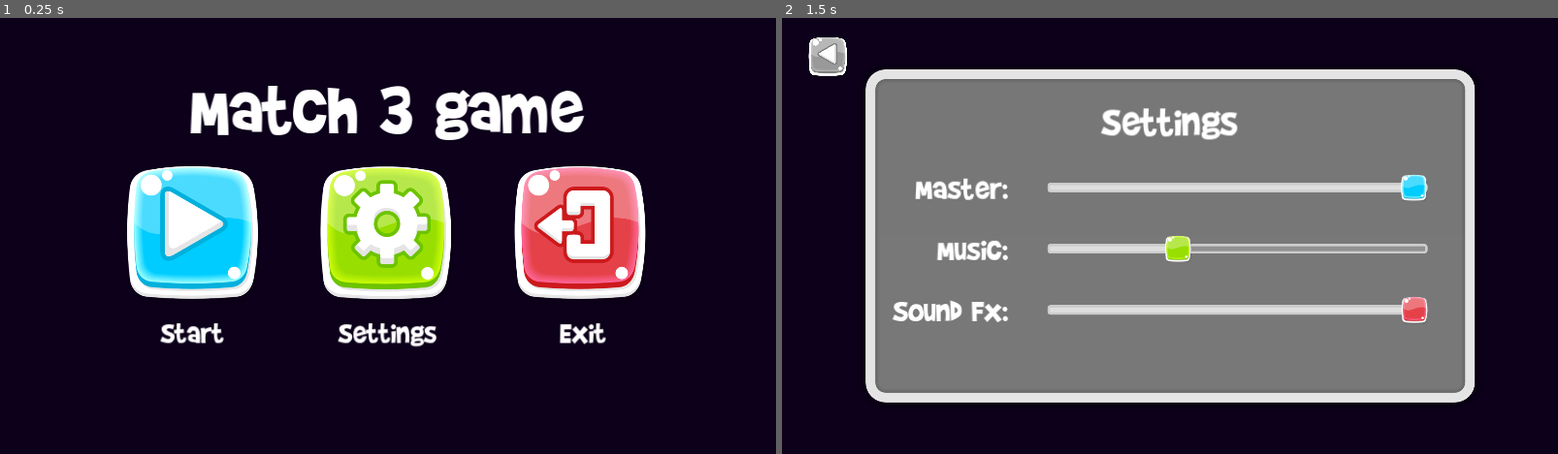
Above: before the commit, frames 1-2 (left to right).
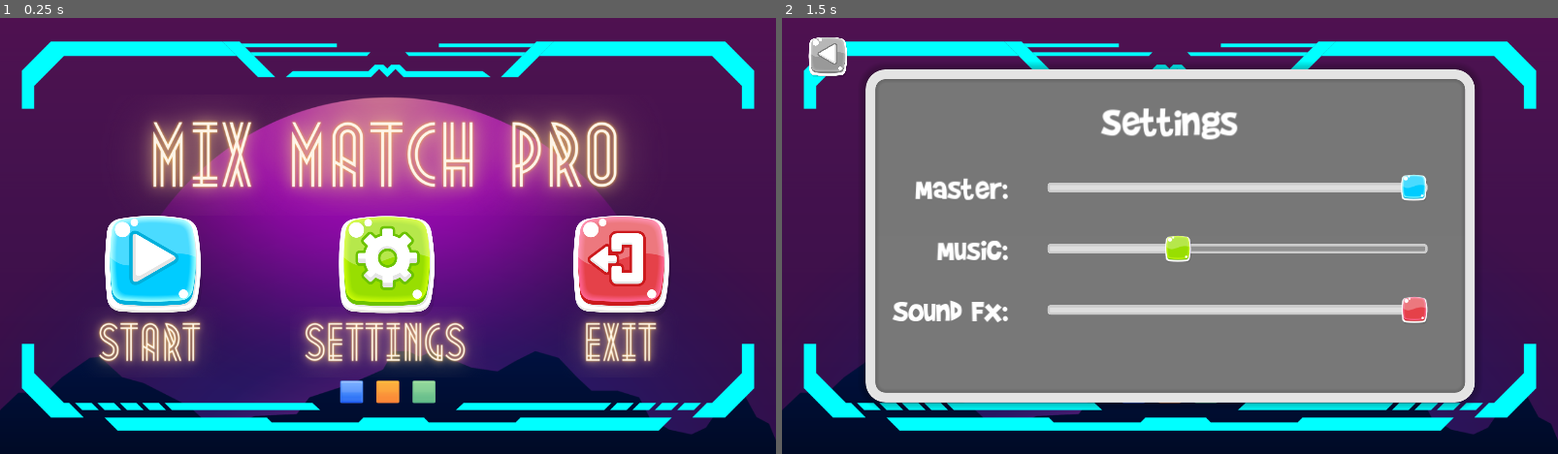
Above: after the commit, the same moments.

Repository: bonsaipropaganda/match-3-with-a-twist
Game: Godot game, scene res://Content/UserInterface/main_menu.tscn
The game is run twice, just before and just after one commit, with the same random seed, the same clock (stepped at 60 frames per second) and the same inputs.
Inputs (mouse positions are in pixels of both pictures, inside the frame that each line leads up to; where the layout moved, square brackets give the same spot in the first picture):
- Up to frame 1 (0.25 s): no input
- Up to frame 2 (1.5 s): click (1170, 266) [1170, 236] at 0.5 s; click (937, 266) [976, 236] at 1.25 s

The runs differ from the first frame. In frame 1, 91% of the frame differs, in the area x 0-100%, y 0-97%; in frame 2, 32%.

Commit message:
Main Menu Stuff

Diff:
--- a/Content/UserInterface/main_menu.tscn
+++ b/Content/UserInterface/main_menu.tscn
@@ -1,14 +1,17 @@
-[gd_scene load_steps=18 format=3 uid="uid://ch28na6r55dlc"]
+[gd_scene load_steps=22 format=3 uid="uid://cu0jbeakavbnn"]
 
 [ext_resource type="Script" path="res://Content/UserInterface/main_menu.gd" id="1_4jtg3"]
 [ext_resource type="PackedScene" uid="uid://y26xkpybmr8r" path="res://Content/game_scene.tscn" id="2_fiuwg"]
+[ext_resource type="Texture2D" uid="uid://cc6ktbeachhy6" path="res://art/gui/menu/MixMatch - Background.png" id="3_qhf7v"]
 [ext_resource type="Texture2D" uid="uid://blgd5sbvd3rv3" path="res://art/gui/FreeGUI/Button_x8.png" id="4_7lr10"]
+[ext_resource type="Texture2D" uid="uid://lwkk27tgpo2v" path="res://art/gui/menu/MixMatch - Mix.png" id="4_ijqju"]
+[ext_resource type="Texture2D" uid="uid://duug7n2f8inkm" path="res://art/gui/menu/MixMatch - Match.png" id="5_bqx53"]
 [ext_resource type="Texture2D" uid="uid://wm4f7o8xmxa3" path="res://art/gui/FreeGUI/Button_pressed_x8.png" id="5_t2vgo"]
+[ext_resource type="Texture2D" uid="uid://cb0hm00cus2wr" path="res://art/gui/menu/MixMatch - Pro.png" id="6_0ce4m"]
 [ext_resource type="Texture2D" uid="uid://bhmffmcpulflf" path="res://art/gui/FreeGUI/Button_hover_x8.png" id="6_hl3oj"]
-[ext_resource type="Theme" uid="uid://3ihnxje2sxwo" path="res://resources/theme/MainTheme.tres" id="7_te61c"]
-
-[sub_resource type="LabelSettings" id="LabelSettings_etrrl"]
-font_size = 128
+[ext_resource type="Texture2D" uid="uid://hj613qwurt41" path="res://art/gui/menu/MixMatch - Start.png" id="10_ynbow"]
+[ext_resource type="Texture2D" uid="uid://b701118bekoac" path="res://art/gui/menu/MixMatch - Settings.png" id="11_odrhe"]
+[ext_resource type="Texture2D" uid="uid://dyqydcfl28tgt" path="res://art/gui/menu/MixMatch - Exit.png" id="12_gov6p"]
 
 [sub_resource type="AtlasTexture" id="AtlasTexture_6wsia"]
 atlas = ExtResource("4_7lr10")
@@ -21,9 +24,6 @@
 [sub_resource type="AtlasTexture" id="AtlasTexture_1c6gt"]
 atlas = ExtResource("6_hl3oj")
 region = Rect2(55, 838, 310, 310)
-
-[sub_resource type="LabelSettings" id="LabelSettings_d841h"]
-font_size = 52
 
 [sub_resource type="AtlasTexture" id="AtlasTexture_e1np7"]
 atlas = ExtResource("4_7lr10")
@@ -62,43 +62,62 @@
 startScene = ExtResource("2_fiuwg")
 metadata/_edit_vertical_guides_ = []
 
-[node name="VBoxContainer" type="VBoxContainer" parent="."]
+[node name="BoxContainer" type="BoxContainer" parent="."]
+layout_mode = 1
+anchors_preset = -1
+anchor_right = 1.0
+anchor_bottom = 1.0
+
+[node name="Background" type="TextureRect" parent="BoxContainer"]
+layout_mode = 2
+texture = ExtResource("3_qhf7v")
+
+[node name="VBoxContainer" type="VBoxContainer" parent="BoxContainer/Background"]
 layout_mode = 1
 anchors_preset = -1
 anchor_left = 0.15
-anchor_top = 0.1
+anchor_top = 0.175
 anchor_right = 0.85
-anchor_bottom = 0.9
-offset_left = -3.0
-offset_right = 3.0
+anchor_bottom = 0.825
+offset_left = -66.0
+offset_right = 66.0
 grow_horizontal = 2
 grow_vertical = 2
-theme_override_constants/separation = 20
+theme_override_constants/separation = 0
 
-[node name="Title" type="Label" parent="VBoxContainer"]
+[node name="TitleContainer" type="HBoxContainer" parent="BoxContainer/Background/VBoxContainer"]
 layout_mode = 2
-text = "Match 3 game"
-label_settings = SubResource("LabelSettings_etrrl")
-horizontal_alignment = 1
-vertical_alignment = 2
+theme_override_constants/separation = -200
 
-[node name="HBoxContainer" type="HBoxContainer" parent="VBoxContainer"]
+[node name="MixMatch-Mix" type="TextureRect" parent="BoxContainer/Background/VBoxContainer/TitleContainer"]
+layout_mode = 2
+texture = ExtResource("4_ijqju")
+
+[node name="MixMatch-Match" type="TextureRect" parent="BoxContainer/Background/VBoxContainer/TitleContainer"]
+layout_mode = 2
+texture = ExtResource("5_bqx53")
+
+[node name="MixMatch-Pro" type="TextureRect" parent="BoxContainer/Background/VBoxContainer/TitleContainer"]
+layout_mode = 2
+texture = ExtResource("6_0ce4m")
+
+[node name="OptionsContainer" type="HBoxContainer" parent="BoxContainer/Background/VBoxContainer"]
 layout_mode = 2
 size_flags_vertical = 3
 theme_override_constants/separation = 64
 
-[node name="VBoxContainer" type="VBoxContainer" parent="VBoxContainer/HBoxContainer"]
+[node name="StartContainer" type="VBoxContainer" parent="BoxContainer/Background/VBoxContainer/OptionsContainer"]
 layout_mode = 2
 size_flags_horizontal = 3
-theme_override_constants/separation = 16
+theme_override_constants/separation = -16
 
-[node name="AspectRatioContainer" type="AspectRatioContainer" parent="VBoxContainer/HBoxContainer/VBoxContainer"]
+[node name="AspectRatioContainer" type="AspectRatioContainer" parent="BoxContainer/Background/VBoxContainer/OptionsContainer/StartContainer"]
 clip_contents = true
 layout_mode = 2
 size_flags_vertical = 3
 alignment_vertical = 2
 
-[node name="StartButton" type="TextureButton" parent="VBoxContainer/HBoxContainer/VBoxContainer/AspectRatioContainer"]
+[node name="StartButton" type="TextureButton" parent="BoxContainer/Background/VBoxContainer/OptionsContainer/StartContainer/AspectRatioContainer"]
 layout_mode = 2
 size_flags_vertical = 3
 size_flags_stretch_ratio = 3.0
@@ -108,29 +127,25 @@
 ignore_texture_size = true
 stretch_mode = 0
 
-[node name="Start" type="Label" parent="VBoxContainer/HBoxContainer/VBoxContainer"]
+[node name="Start" type="TextureRect" parent="BoxContainer/Background/VBoxContainer/OptionsContainer/StartContainer"]
 layout_mode = 2
 size_flags_horizontal = 3
 size_flags_vertical = 3
 size_flags_stretch_ratio = 0.7
-theme = ExtResource("7_te61c")
-text = "Start
-"
-label_settings = SubResource("LabelSettings_d841h")
-horizontal_alignment = 1
+texture = ExtResource("10_ynbow")
 
-[node name="VBoxContainer2" type="VBoxContainer" parent="VBoxContainer/HBoxContainer"]
+[node name="SettingsContainer" type="VBoxContainer" parent="BoxContainer/Background/VBoxContainer/OptionsContainer"]
 layout_mode = 2
 size_flags_horizontal = 3
-theme_override_constants/separation = 16
+theme_override_constants/separation = -16
 
-[node name="AspectRatioContainer" type="AspectRatioContainer" parent="VBoxContainer/HBoxContainer/VBoxContainer2"]
+[node name="AspectRatioContainer" type="AspectRatioContainer" parent="BoxContainer/Background/VBoxContainer/OptionsContainer/SettingsContainer"]
 clip_contents = true
 layout_mode = 2
 size_flags_vertical = 3
 alignment_vertical = 2
 
-[node name="SettingsButton" type="TextureButton" parent="VBoxContainer/HBoxContainer/VBoxContainer2/AspectRatioContainer"]
+[node name="SettingsButton" type="TextureButton" parent="BoxContainer/Background/VBoxContainer/OptionsContainer/SettingsContainer/AspectRatioContainer"]
 layout_mode = 2
 size_flags_vertical = 3
 size_flags_stretch_ratio = 3.0
@@ -140,29 +155,25 @@
 ignore_texture_size = true
 stretch_mode = 0
 
-[node name="Settings" type="Label" parent="VBoxContainer/HBoxContainer/VBoxContainer2"]
+[node name="Settings" type="TextureRect" parent="BoxContainer/Background/VBoxContainer/OptionsContainer/SettingsContainer"]
 layout_mode = 2
 size_flags_horizontal = 3
 size_flags_vertical = 3
 size_flags_stretch_ratio = 0.7
-theme = ExtResource("7_te61c")
-text = "Settings
-"
-label_settings = SubResource("LabelSettings_d841h")
-horizontal_alignment = 1
+texture = ExtResource("11_odrhe")
 
-[node name="VBoxContainer3" type="VBoxContainer" parent="VBoxContainer/HBoxContainer"]
+[node name="ExitContainer" type="VBoxContainer" parent="BoxContainer/Background/VBoxContainer/OptionsContainer"]
 layout_mode = 2
 size_flags_horizontal = 3
-theme_override_constants/separation = 16
+theme_override_constants/separation = -16
 
-[node name="AspectRatioContainer" type="AspectRatioContainer" parent="VBoxContainer/HBoxContainer/VBoxContainer3"]
+[node name="AspectRatioContainer" type="AspectRatioContainer" parent="BoxContainer/Background/VBoxContainer/OptionsContainer/ExitContainer"]
 clip_contents = true
 layout_mode = 2
 size_flags_vertical = 3
 alignment_vertical = 2
 
-[node name="ExitButton" type="TextureButton" parent="VBoxContainer/HBoxContainer/VBoxContainer3/AspectRatioContainer"]
+[node name="ExitButton" type="TextureButton" parent="BoxContainer/Background/VBoxContainer/OptionsContainer/ExitContainer/AspectRatioContainer"]
 layout_mode = 2
 size_flags_vertical = 3
 size_flags_stretch_ratio = 3.0
@@ -172,17 +183,13 @@
 ignore_texture_size = true
 stretch_mode = 0
 
-[node name="Exit" type="Label" parent="VBoxContainer/HBoxContainer/VBoxContainer3"]
+[node name="Exit" type="TextureRect" parent="BoxContainer/Background/VBoxContainer/OptionsContainer/ExitContainer"]
 layout_mode = 2
 size_flags_horizontal = 3
 size_flags_vertical = 3
 size_flags_stretch_ratio = 0.7
-theme = ExtResource("7_te61c")
-text = "Exit
-"
-label_settings = SubResource("LabelSettings_d841h")
-horizontal_alignment = 1
+texture = ExtResource("12_gov6p")
 
-[connection signal="pressed" from="VBoxContainer/HBoxContainer/VBoxContainer/AspectRatioContainer/StartButton" to="." method="_on_start_button_pressed"]
-[connection signal="pressed" from="VBoxContainer/HBoxContainer/VBoxContainer2/AspectRatioContainer/SettingsButton" to="." method="_on_settings_button_pressed"]
-[connection signal="pressed" from="VBoxContainer/HBoxContainer/VBoxContainer3/AspectRatioContainer/ExitButton" to="." method="_on_exit_button_pressed"]
+[connection signal="pressed" from="BoxContainer/Background/VBoxContainer/OptionsContainer/StartContainer/AspectRatioContainer/StartButton" to="." method="_on_start_button_pressed"]
+[connection signal="pressed" from="BoxContainer/Background/VBoxContainer/OptionsContainer/SettingsContainer/AspectRatioContainer/SettingsButton" to="." method="_on_settings_button_pressed"]
+[connection signal="pressed" from="BoxContainer/Background/VBoxContainer/OptionsContainer/ExitContainer/AspectRatioContainer/ExitButton" to="." method="_on_exit_button_pressed"]
--- a/project.godot
+++ b/project.godot
@@ -44,5 +44,4 @@
 
 renderer/rendering_method="gl_compatibility"
 renderer/rendering_method.mobile="gl_compatibility"
-textures/vram_compression/import_etc2_astc=true
 environment/defaults/default_clear_color=Color(0.0470588, 0, 0.101961, 1)
Binary file added: art/gui/menu/MixMatch - Background.png
Not shown, added: art/gui/menu/MixMatch - Background.png.import
Binary file added: art/gui/menu/MixMatch - Exit.png
Not shown, added: art/gui/menu/MixMatch - Exit.png.import
Binary file added: art/gui/menu/MixMatch - Match.png
Not shown, added: art/gui/menu/MixMatch - Match.png.import
Binary file added: art/gui/menu/MixMatch - Mix.png
Not shown, added: art/gui/menu/MixMatch - Mix.png.import
Binary file added: art/gui/menu/MixMatch - Pro.png
Not shown, added: art/gui/menu/MixMatch - Pro.png.import
Binary file added: art/gui/menu/MixMatch - Settings.png
Not shown, added: art/gui/menu/MixMatch - Settings.png.import
(and 2 more such lines)
